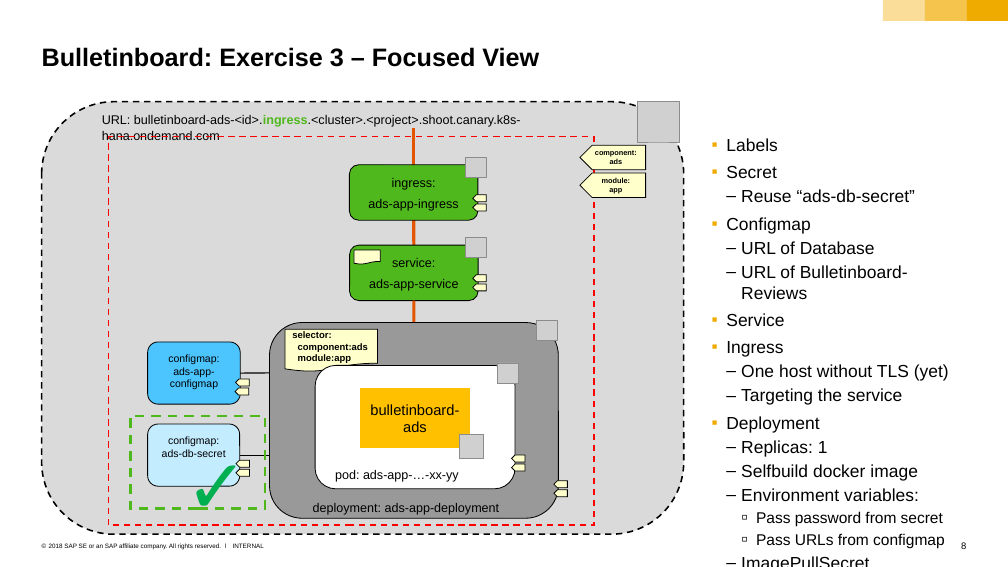
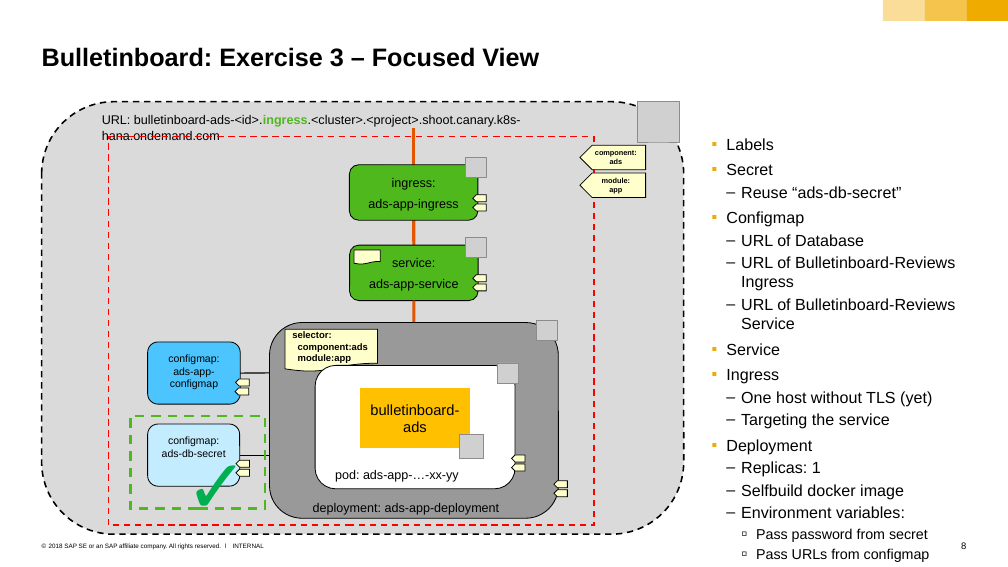
Before and after one commit to cuijiyao01/docker-k8s-training, a slide deck: slide 8 of sample-app/bulletinboard-in-k8s_exercises.pptx. Drawn at 1008x567 pixels with LibreOffice and Linux fonts; fonts in the diff are those of the drawing; grey boxes stand for pictures; background and template pictures are left out. Boxes give left, top, right and bottom in pixels: in the first picture for what was removed or moved away, otherwise in the second. Text is boxed around its words. In the diff, an @@ line names an element or a change of style, - is before the commit and + after.

```diff
--- a/sample-app/bulletinboard-in-k8s_exercises.pptx
+++ b/sample-app/bulletinboard-in-k8s_exercises.pptx
@@ text at (726, 163, 932, 562): size 16.6 to 15.3 pt in "Labels", "Secret", "Reuse “ads-db-secret”", "Configmap" and 10 more places; size 14.8 to 13.6 pt in "Pass password from secret", "Pass URLs from configmap" @@
@@ text at (741, 256, 955, 329): text changed; size 16.6 to 15.3 pt @@
-    – URL of Bulletinboard-Reviews
+    – URL of Bulletinboard-Reviews Ingress
+    – URL of Bulletinboard-Reviews Service
```
Also in this commit, not shown: 4 other slides changed, 1 other file.
